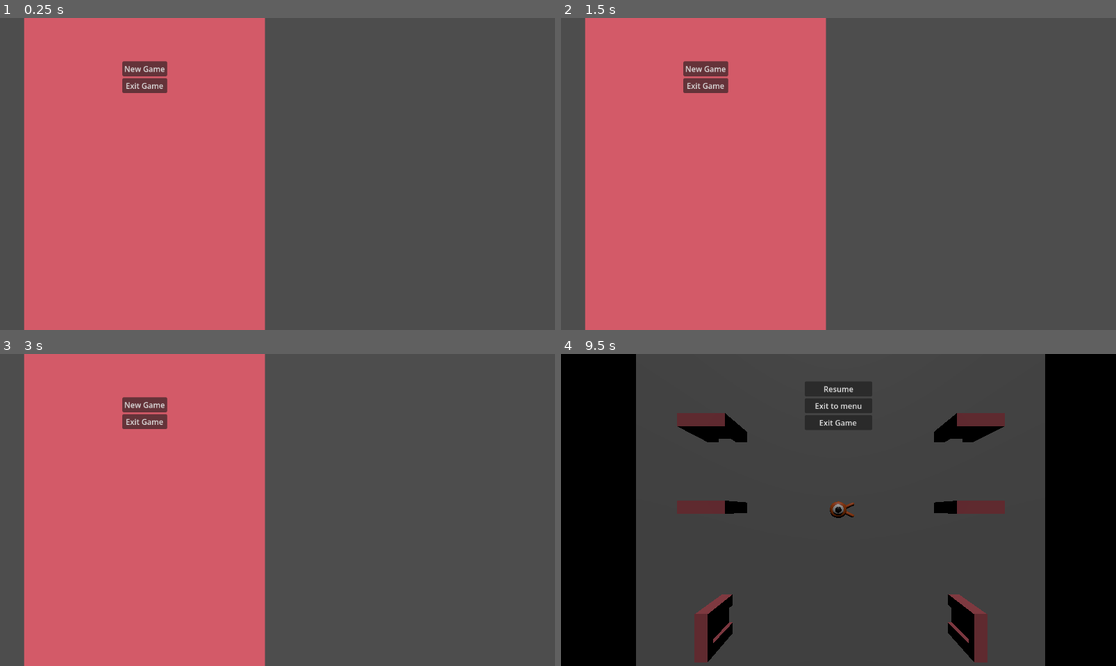
Above: before the commit, frames 1-4 (two rows, left to right).
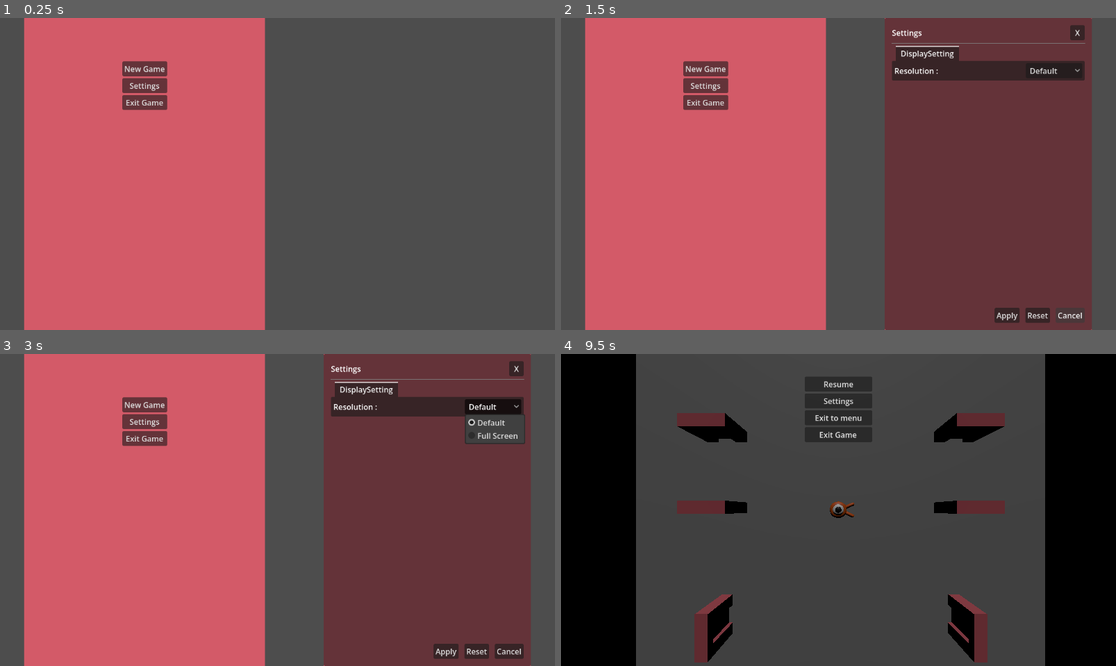
Above: after the commit, the same moments.

Repository: LeFodeurCou/Godot-Lab
Game: Godot game, scene res://Main.tscn
Same seed, same stepped clock (60 frames per second), same inputs: the game is played once before the commit and once after it.
Inputs (mouse positions are in pixels of both pictures, inside the frame that each line leads up to):
- Up to frame 1 (0.25 s): no input
- Up to frame 2 (1.5 s): click (705, 86) at 0.5 s, where only the run after the commit has a clickable "Settings"; click "Cancel" at 1.25 s
- Up to frame 3 (3 s): click (516, 369) at 2 s, where only the run after the commit has a clickable "X"; click (493, 407) at 2.75 s, where only the run after the commit has a clickable "Default"
- Up to frame 4 (9.5 s): click (1005, 650) at 3.5 s, where only the run after the commit has a clickable "Apply"; click (1038, 650) at 4.25 s, where only the run after the commit has a clickable "Reset"; click "New Game" at 5 s; tap Enter (camera_switch) at 5.75 s; move the mouse to (960, 494) at 5.77 s; hold D (move_right) 5.78-6.53 s; hold Enter (camera_switch) 5.78-6.53 s; click (960, 494) at 5.92 s; tap Space (jump) at 6.02, 6.77, 8, 8.27, 9.02 s; move the mouse to (810, 510) at 6.52 s; hold W (move_forward) 6.53-8.78 s; tap Shift (shift) at 6.6, 8.1 s; click (810, 510) at 6.67 s; move the mouse to (849, 503) at 7.27 s; hold Enter (camera_switch) 7.28-8.03 s; click (849, 503) at 7.42 s; move the mouse to (810, 572) at 8.02 s; click (810, 572) at 8.17 s; move the mouse to (1005, 556) at 8.77 s; hold A (move_left) from 8.78 s (still down); hold Enter (camera_switch) from 8.78 s (still down); click (1005, 556) at 8.92 s; tap Escape (escape) at 9.4 s

The runs differ from the first frame. In frame 1, 0.5% of the frame differs, in the area x 22-31%, y 20-30%; in frame 2, 37%, in the area x 22-96%, y 0-100%; in frame 3, 37%; in frame 4, 1.2%.

Commit message:
Added : a settings menu with a display tab with a resolution button + label as layout to change game settings. For now there is no side effect coded. It can be opened / closed from the out game main menu and the in game main menu. Fixed : the resetUi() method from ContextUi, now it reset states on a deterministic way without taking care about asynchronicity of UIs.

Diff:
--- a/UI/ContextUI.gd
+++ b/UI/ContextUI.gd
@@ -26,8 +26,7 @@
 func loadOutGameMainMenu() -> void:
 	var scene = preload(UI_SCENES[UIType.OUT_GAME_MENU])
 	outGameMainMenu = scene.instantiate()
-	add_child(outGameMainMenu)
-	_openUi(outGameMainMenu)
+	openUi(outGameMainMenu)
 
 func loadInGameMainMenu() -> void:
 	var scene = preload(UI_SCENES[UIType.IN_GAME_MENU])
@@ -36,27 +35,26 @@
 
 func _unhandled_input(event: InputEvent) -> void:
 	if event.is_action_pressed("escape"):
-		print('toto')
 		get_viewport().set_input_as_handled()
 		# 🔥 CLEAN DEAD REFERENCES
 		while not uiStack.is_empty() and not is_instance_valid(uiStack.back()):
 			uiStack.pop_back()
 		if uiStack.is_empty():
-			_openUi(inGameMainMenu)
+			openUi(inGameMainMenu)
 			return
 		uiStack.back().requestClose()
 
-func _openUi(ui: UiBase) -> void:
+func openUi(ui: UiBase) -> void:
 	if ui.get_parent() == null:
 		add_child(ui)
 	uiStack.push_back(ui)
 	ui.previousMouseMode = Input.get_mouse_mode()
 	ui.pauseAllowed = pause_allowed
 	if ui.has_signal("closeRequest"):
-		ui.closeRequest.connect(_closeUi.bind(ui))
+		ui.closeRequest.connect(closeUi.bind(ui))
 	ui.open()
 
-func _closeUi(ui: UiBase) -> void:
+func closeUi(ui: UiBase) -> void:
 	if uiStack.is_empty():
 		return
 	var index = uiStack.find(ui)
@@ -73,7 +71,11 @@
 func resetUI() -> void:
 	for ui in uiStack:
 		if is_instance_valid(ui):
-			ui.requestClose() # close brutally breaking animations
-			#await _closeUi(ui) # close smoothly, but animation can leak in another scene
+			#ui.requestClose() # close brutally breaking animations
+			#await closeUi(ui) # close smoothly, but animation can leak in another scene
+			# 🔥 restore state immediately (no await)
+			if ui.pauseAllowed:
+				get_tree().paused = false
+			Input.set_mouse_mode(ui.previousMouseMode)
 			ui.queue_free.call_deferred()
 	uiStack.clear()
--- a/UI/InGameMainMenu/UiInGameMainMenu.gd
+++ b/UI/InGameMainMenu/UiInGameMainMenu.gd
@@ -4,10 +4,17 @@
 
 var originalPosY: float
 
+var subMenus = {
+	settings = "res://UI/Settings/UiSettingsPanel.tscn"
+}
+
+var uiSettingsPanel: UiBase
+
 func _ready() -> void:
 	visible = false
 	process_mode = Node.PROCESS_MODE_ALWAYS
 	$VBoxContainer/ResumeButton.pressed.connect(_onResumePressed)
+	$VBoxContainer/SettingsButton.pressed.connect(_onSettingsPressed)
 	$VBoxContainer/ExitToOutGameMainMenu.pressed.connect(_onQuitRunPressed)
 	$ExitRunConfirmationDialog.confirmed.connect(_onQuitRunConfirmed)
 	$VBoxContainer/ExitButton.pressed.connect(_onQuitPressed)
@@ -16,6 +23,15 @@
 
 func _onResumePressed() -> void:
 	requestClose()
+
+func _onSettingsPressed() -> void:
+	if uiSettingsPanel:
+		Game.contextUi.closeUi(uiSettingsPanel)
+	else:
+		uiSettingsPanel = load(subMenus.settings).instantiate()
+		Game.contextUi.openUi(
+			uiSettingsPanel
+		)
 
 func _onQuitRunPressed() -> void:
 	$ExitRunConfirmationDialog.popup_centered()
@@ -38,6 +54,8 @@
 
 
 func close() -> Signal:
+	if uiSettingsPanel:
+		Game.contextUi.closeUi(uiSettingsPanel)
 	if pauseAllowed:
 		get_tree().paused = false
 	Input.set_mouse_mode(previousMouseMode)
--- a/UI/InGameMainMenu/UiInGameMainMenu.tscn
+++ b/UI/InGameMainMenu/UiInGameMainMenu.tscn
@@ -30,6 +30,10 @@
 layout_mode = 2
 text = "Resume"
 
+[node name="SettingsButton" type="Button" parent="VBoxContainer" unique_id=1273467347]
+layout_mode = 2
+text = "Settings"
+
 [node name="ExitToOutGameMainMenu" type="Button" parent="VBoxContainer" unique_id=1716963014]
 layout_mode = 2
 text = "Exit to menu"
--- a/UI/OutGameMainMenu/UiOutGameMainMenu.gd
+++ b/UI/OutGameMainMenu/UiOutGameMainMenu.gd
@@ -2,14 +2,30 @@
 
 class_name UiOutGameMainMenu
 
+var subMenus = {
+	settings = "res://UI/Settings/UiSettingsPanel.tscn"
+}
+
+var uiSettingsPanel: UiBase
+
 # Called when the node enters the scene tree for the first time.
 func _ready() -> void:
 	$ColorRect/VBoxContainer/NewGameButton.pressed.connect(_onNewGamePressed)
+	$ColorRect/VBoxContainer/SettingsButton.pressed.connect(_onSettingsPressed)
 	$ColorRect/VBoxContainer/ExitButton.pressed.connect(_onQuitPressed)
 	$ExitConfirmationDialog.confirmed.connect(_onQuitConfirmed)
 
 func _onNewGamePressed() -> void:
 	Game.loadNewGame()
+
+func _onSettingsPressed() -> void:
+	if uiSettingsPanel:
+		Game.contextUi.closeUi(uiSettingsPanel)
+	else:
+		uiSettingsPanel = load(subMenus.settings).instantiate()
+		Game.contextUi.openUi(
+			uiSettingsPanel
+		)
 
 func _onQuitPressed() -> void:
 	$ExitConfirmationDialog.popup_centered()
--- a/UI/OutGameMainMenu/UiOutGameMainMenu.tscn
+++ b/UI/OutGameMainMenu/UiOutGameMainMenu.tscn
@@ -1,6 +1,7 @@
 [gd_scene format=3 uid="uid://br1ghcdkpphmy"]
 
 [ext_resource type="Script" uid="uid://0nuehtob6hh2" path="res://UI/OutGameMainMenu/UiOutGameMainMenu.gd" id="1_mbvh0"]
+[ext_resource type="PackedScene" uid="uid://dg0df4tfeprs3" path="res://UI/Settings/UiSettingsPanel.tscn" id="2_rrgj1"]
 
 [node name="OutGameMainMenu" type="CanvasLayer" unique_id=1972276516]
 script = ExtResource("1_mbvh0")
@@ -29,6 +30,10 @@
 layout_mode = 2
 text = "New Game"
 
+[node name="SettingsButton" type="Button" parent="ColorRect/VBoxContainer" unique_id=1407090433]
+layout_mode = 2
+text = "Settings"
+
 [node name="ExitButton" type="Button" parent="ColorRect/VBoxContainer" unique_id=2014264370]
 layout_mode = 2
 text = "Exit Game"
@@ -36,3 +41,6 @@
 [node name="ExitConfirmationDialog" type="ConfirmationDialog" parent="." unique_id=1593002690]
 ok_button_text = "OK"
 dialog_text = "Are you sure you want to exit ?"
+
+[node name="UiSettingsPannel" parent="." unique_id=774527734 instance=ExtResource("2_rrgj1")]
+visible = false
--- /dev/null
+++ b/UI/Settings/Display/DisplaySetting.tscn
@@ -0,0 +1,28 @@
+[gd_scene format=3 uid="uid://7ifewxwc5we3"]
+
+[node name="DisplaySetting" type="VBoxContainer" unique_id=1095961698]
+
+[node name="MarginContainer" type="MarginContainer" parent="." unique_id=649254496]
+layout_mode = 2
+theme_override_constants/margin_left = 5
+theme_override_constants/margin_top = 5
+theme_override_constants/margin_right = 5
+theme_override_constants/margin_bottom = 5
+
+[node name="HBoxContainer" type="HBoxContainer" parent="MarginContainer" unique_id=1767902670]
+layout_mode = 2
+
+[node name="Label" type="Label" parent="MarginContainer/HBoxContainer" unique_id=789945248]
+layout_mode = 2
+size_flags_horizontal = 3
+text = "Resolution : "
+
+[node name="OptionButton" type="OptionButton" parent="MarginContainer/HBoxContainer" unique_id=1196292285]
+layout_mode = 2
+size_flags_horizontal = 0
+selected = 0
+item_count = 2
+popup/item_0/text = "Default"
+popup/item_0/id = 0
+popup/item_1/text = "Full Screen"
+popup/item_1/id = 1
--- /dev/null
+++ b/UI/Settings/UiSettingsPanel.tscn
@@ -0,0 +1,84 @@
+[gd_scene format=3 uid="uid://dg0df4tfeprs3"]
+
+[ext_resource type="Script" uid="uid://cttn7r2oycah8" path="res://UI/UiBase.gd" id="1_dcog4"]
+[ext_resource type="PackedScene" uid="uid://7ifewxwc5we3" path="res://UI/Settings/Display/DisplaySetting.tscn" id="2_p8nej"]
+
+[node name="UiSettingsPannel" type="CanvasLayer" unique_id=774527734]
+script = ExtResource("1_dcog4")
+metadata/_custom_type_script = "uid://cttn7r2oycah8"
+
+[node name="MarginContainer" type="MarginContainer" parent="." unique_id=1766370547]
+anchors_preset = 11
+anchor_left = 1.0
+anchor_right = 1.0
+anchor_bottom = 1.0
+offset_left = -30.0
+grow_horizontal = 0
+grow_vertical = 2
+theme_override_constants/margin_left = -450
+theme_override_constants/margin_right = 50
+
+[node name="ColorRect" type="ColorRect" parent="MarginContainer" unique_id=687342318]
+layout_mode = 2
+color = Color(0.827451, 0.3529412, 0.40784314, 1)
+
+[node name="PanelContainer" type="PanelContainer" parent="MarginContainer/ColorRect" unique_id=669338159]
+layout_mode = 1
+anchors_preset = 15
+anchor_right = 1.0
+anchor_bottom = 1.0
+grow_horizontal = 2
+grow_vertical = 2
+
+[node name="MarginContainer" type="MarginContainer" parent="MarginContainer/ColorRect/PanelContainer" unique_id=467922543]
+layout_mode = 2
+theme_override_constants/margin_left = 15
+theme_override_constants/margin_top = 15
+theme_override_constants/margin_right = 15
+theme_override_constants/margin_bottom = 15
+
+[node name="VBoxContainer" type="VBoxContainer" parent="MarginContainer/ColorRect/PanelContainer/MarginContainer" unique_id=8839]
+layout_mode = 2
+
+[node name="Header" type="HBoxContainer" parent="MarginContainer/ColorRect/PanelContainer/MarginContainer/VBoxContainer" unique_id=1925140982]
+layout_mode = 2
+
+[node name="Label" type="Label" parent="MarginContainer/ColorRect/PanelContainer/MarginContainer/VBoxContainer/Header" unique_id=1760887397]
+layout_mode = 2
+text = "Settings"
+
+[node name="Button" type="Button" parent="MarginContainer/ColorRect/PanelContainer/MarginContainer/VBoxContainer/Header" unique_id=10115037]
+custom_minimum_size = Vector2(30, 30)
+layout_mode = 2
+size_flags_horizontal = 10
+size_flags_vertical = 4
+text = "X"
+
+[node name="HSeparator" type="HSeparator" parent="MarginContainer/ColorRect/PanelContainer/MarginContainer/VBoxContainer" unique_id=100750299]
+layout_mode = 2
+
+[node name="TabContainer" type="TabContainer" parent="MarginContainer/ColorRect/PanelContainer/MarginContainer/VBoxContainer" unique_id=1424469667]
+layout_mode = 2
+current_tab = 0
+
+[node name="DisplaySetting" parent="MarginContainer/ColorRect/PanelContainer/MarginContainer/VBoxContainer/TabContainer" unique_id=1095961698 instance=ExtResource("2_p8nej")]
+layout_mode = 2
+metadata/_tab_index = 0
+
+[node name="Footer" type="HBoxContainer" parent="MarginContainer/ColorRect/PanelContainer/MarginContainer/VBoxContainer" unique_id=2002315503]
+layout_mode = 2
+size_flags_horizontal = 8
+size_flags_vertical = 10
+theme_override_constants/separation = 12
+
+[node name="ApplyButton" type="Button" parent="MarginContainer/ColorRect/PanelContainer/MarginContainer/VBoxContainer/Footer" unique_id=28590300]
+layout_mode = 2
+text = "Apply"
+
+[node name="ResetButton" type="Button" parent="MarginContainer/ColorRect/PanelContainer/MarginContainer/VBoxContainer/Footer" unique_id=1011000141]
+layout_mode = 2
+text = "Reset"
+
+[node name="CancelButton" type="Button" parent="MarginContainer/ColorRect/PanelContainer/MarginContainer/VBoxContainer/Footer" unique_id=83869722]
+layout_mode = 2
+text = "Cancel"
